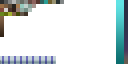
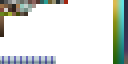
Before/after of a 128 × 64 layered artwork. What changed in the layer stack:
added group "Group 1" with 1 layers above "Layer 4" over [113, 0, 122, 64]
added layer "Layer 6" in group "Group 1" over [113, 0, 122, 64]
painted on "Layer 0" over [64, 0, 68, 4]
